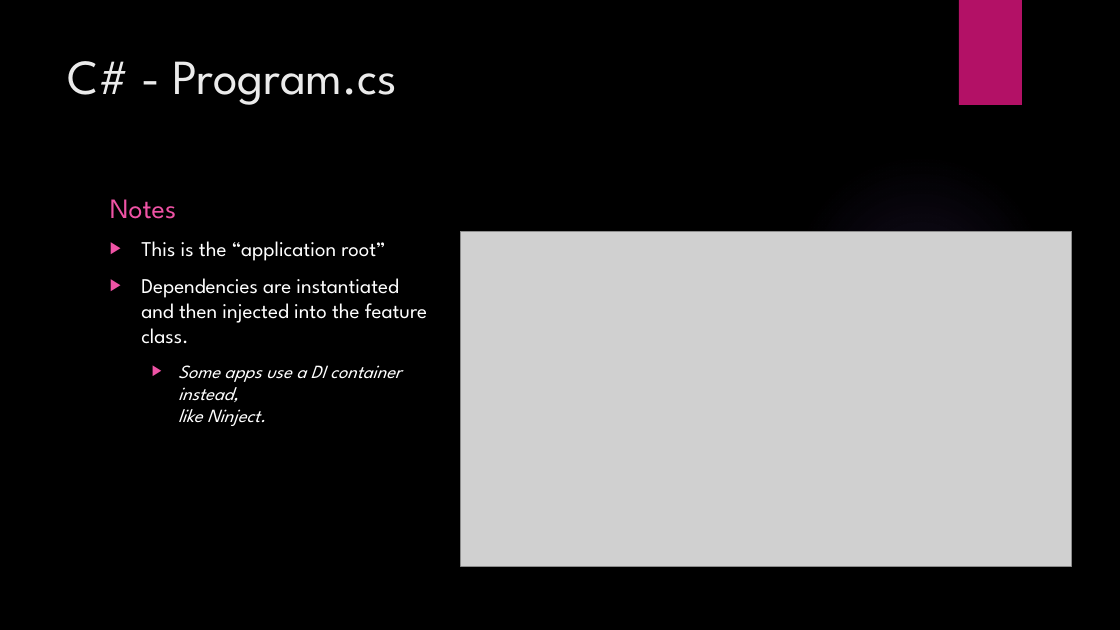
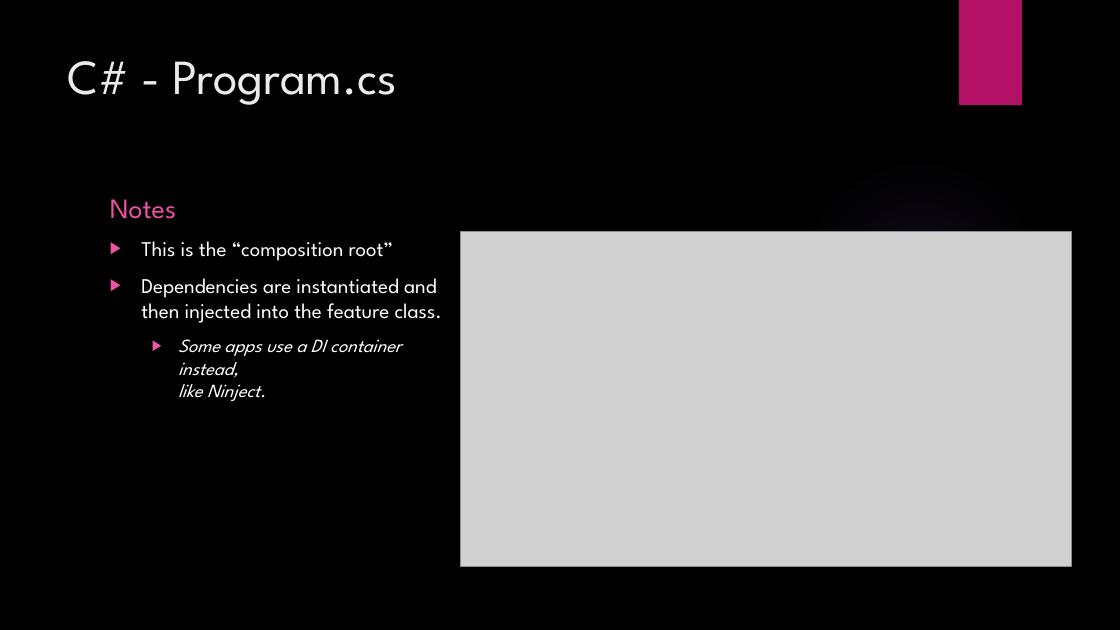
Before and after one commit to JordanMarr/TradeMinderFSharp, a slide deck: slide 5 of TradeMinder F# - C#.pptx. Drawn at 1120x630 pixels with LibreOffice and Linux fonts; fonts in the diff are those of the drawing; grey boxes stand for pictures; background and template pictures are left out. Boxes give left, top, right and bottom in pixels: in the first picture for what was removed or moved away, otherwise in the second. Text is boxed around its words. In the diff, an @@ line names an element or a change of style, - is before the commit and + after.

```diff
--- a/TradeMinder F# - C#.pptx
+++ b/TradeMinder F# - C#.pptx
@@ text at <box>141,241,393,261</box>: text changed @@
-▶ This is the “application root”
+▶ This is the “composition root”
```
Also in this commit, not shown: 6 other slides changed, 3 slides added.
